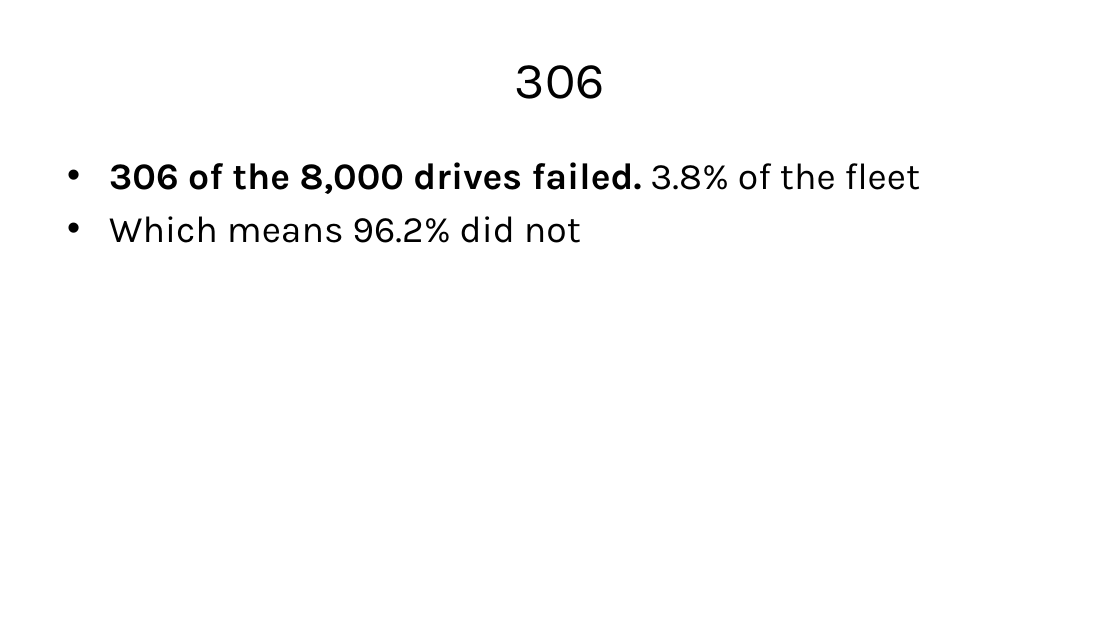
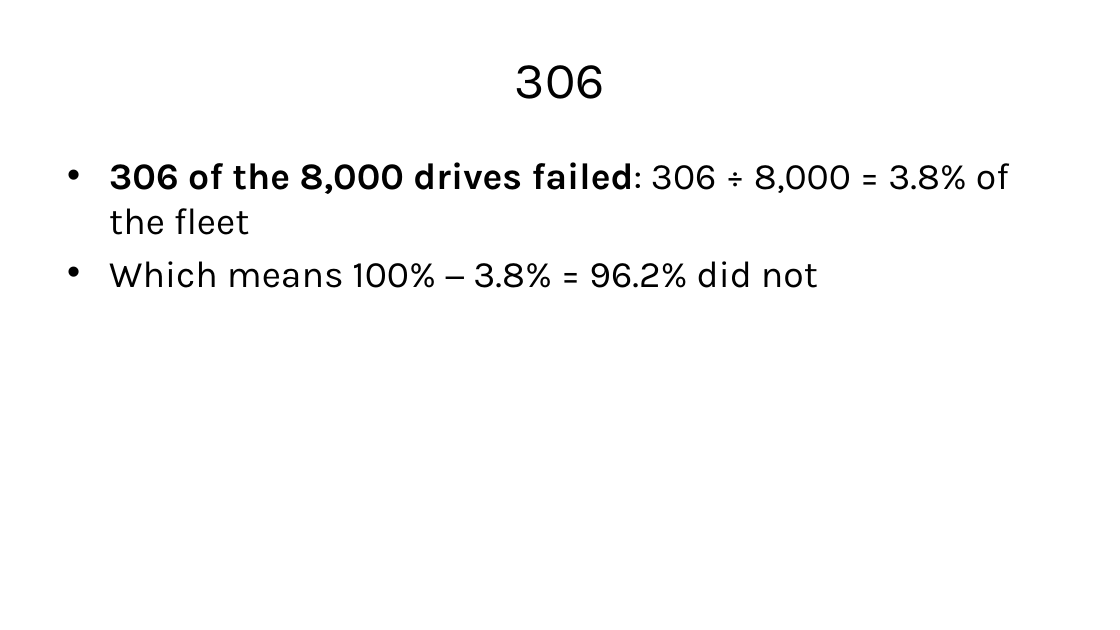
Before and after one commit to fabioantonini/technologies-for-artificial-intelligence, a slide deck: slide 6 of Lessons/04_classification_and_metrics/Slides/classification_and_metrics_slides.pptx. Drawn at 1120x630 pixels with LibreOffice and Linux fonts; fonts in the diff are those of the drawing; background and template pictures are left out. Boxes give left, top, right and bottom in pixels: in the first picture for what was removed or moved away, otherwise in the second. Text is boxed around its words. In the diff, an @@ line names an element or a change of style, - is before the commit and + after.

```diff
--- a/Lessons/04_classification_and_metrics/Slides/classification_and_metrics_slides.pptx
+++ b/Lessons/04_classification_and_metrics/Slides/classification_and_metrics_slides.pptx
@@ text at bbox=[109, 162, 1009, 288]: text changed @@
-• 306 of the 8,000 drives failed. 3.8% of the fleet
-• Which means 96.2% did not
+• 306 of the 8,000 drives failed: 306 ÷ 8,000 = 3.8% of the fleet
+• Which means 100% − 3.8% = 96.2% did not
```
Also in this commit, not shown: 15 other slides changed, 5 other files.
